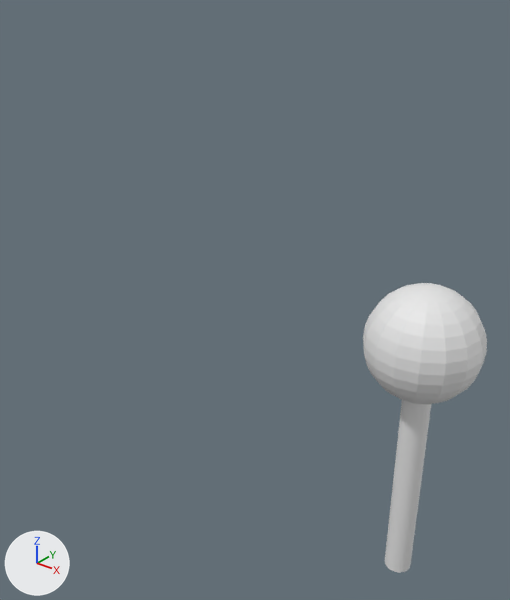
A saved change to the COLLADA model dae/land-set-one/land-set-1a.dae.
Before and after are seen from a 50 mm lens placed at (2.1, -4.86, 4.32), pointed at (-2.05, 0.34, 1.1). Every picture has the same lights, and +X, +Y and +Z are marked at lower left. Where no turn or scale is listed for an object, it has been applied to the vertices.

Objects in the first picture: 'tree-1'.
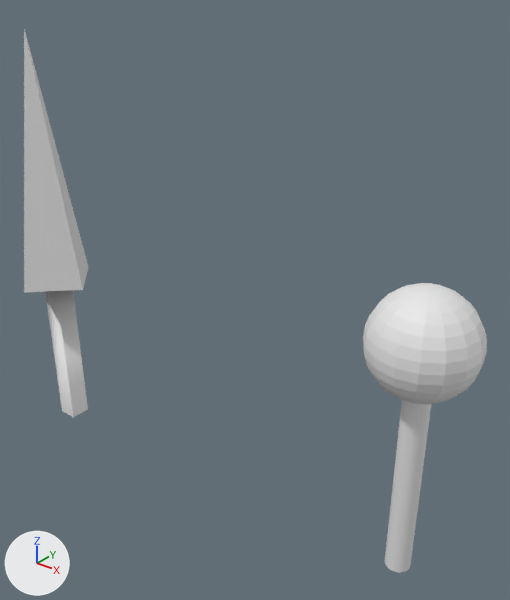
The newer file is also turned or shifted as a whole; pictures and numbers use the older file's frame.

Location of each change, (x1, y1, x2, y2) in pixels of the pictures (510 x 600 px):
'tree-2', added: after (24, 29, 89, 417)

The change, as a diff of the scene's bpy script:
```diff
--- a/dae/land-set-one/land-set-1a.dae.py
+++ b/dae/land-set-one/land-set-1a.dae.py
@@ me_tree2_geo @@
+me_tree2_geo.from_pydata(...)  # 21 vertices, 40 faces; spans x -0.5..0.5, y -0.5..0.5, z -2.31..2.69
@@ ob_tree_2 @@
+ob_tree_2 = bpy.data.objects.new('tree-2', me_tree2_geo)
+ob_tree_2.location = (-5.0, 0.0, 0.94)
```
